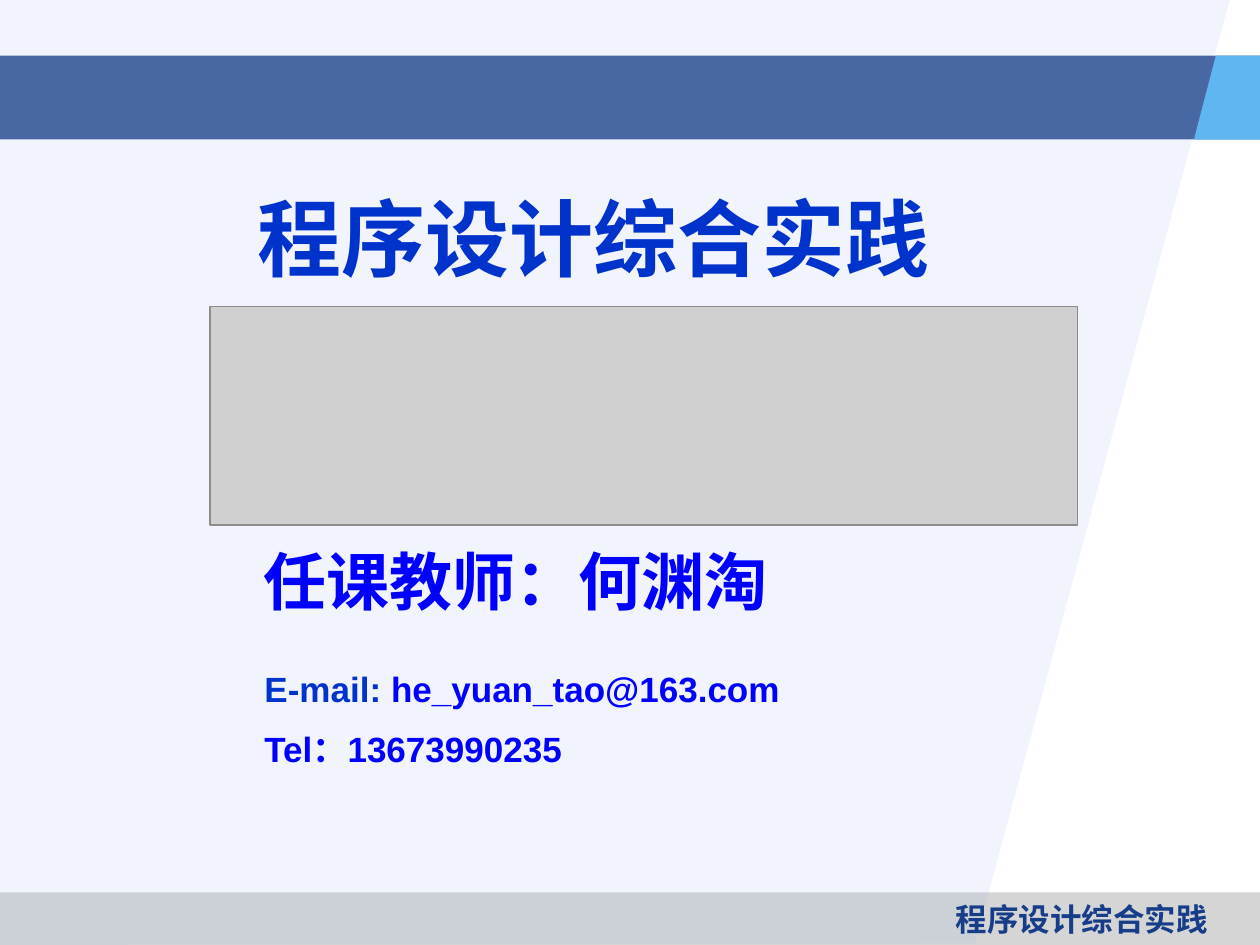
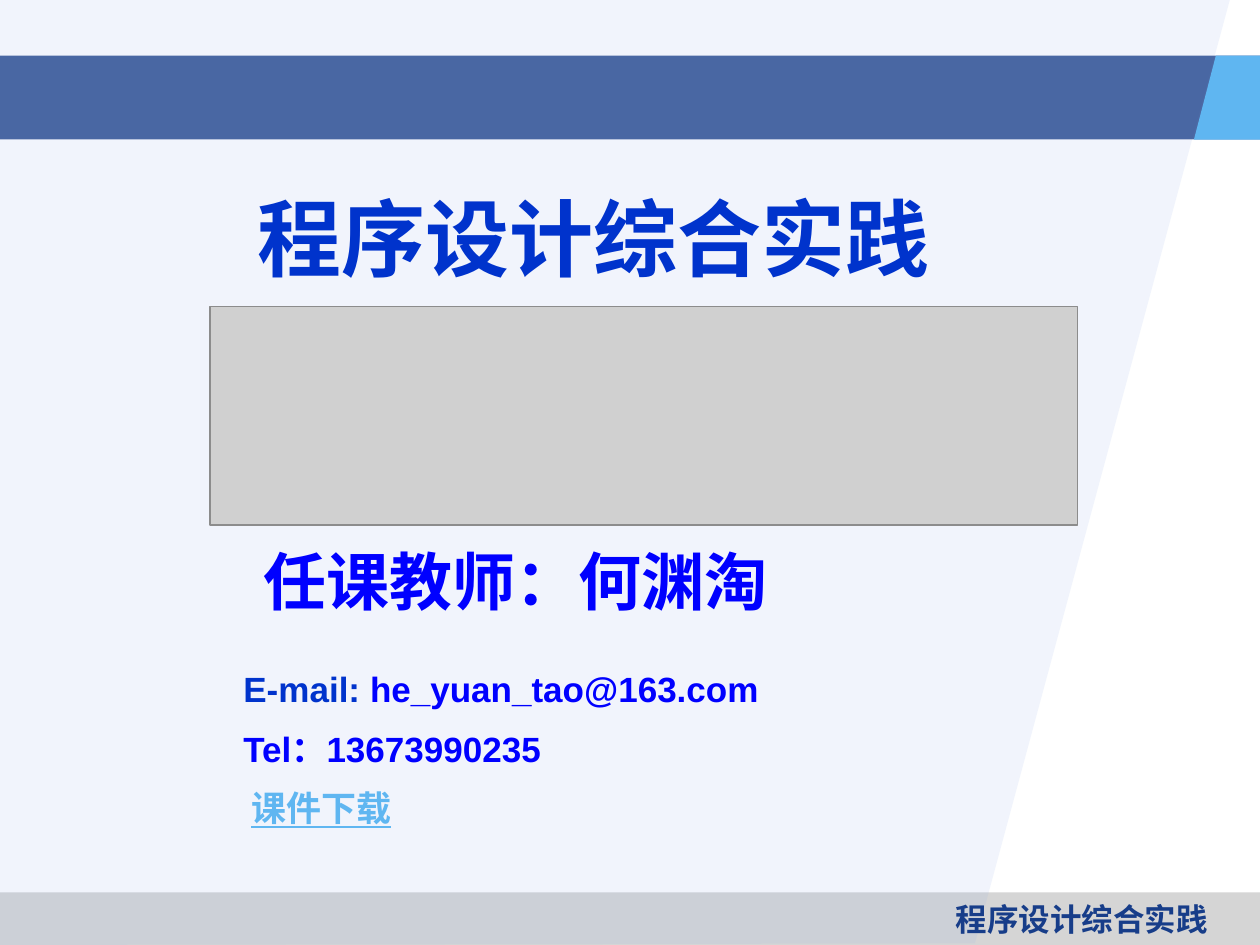
Before and after one commit to heyuantao/ProgrammingPracticeCourse, a slide deck: slide 1 of 课件/第一讲：ACM入门.pptx. Drawn at 1260x945 pixels with LibreOffice and Linux fonts; fonts in the diff are those of the drawing; grey boxes stand for pictures; background and template pictures are left out. Boxes give left, top, right and bottom in pixels: in the first picture for what was removed or moved away, otherwise in the second. Text is boxed around its words. In the diff, an @@ line names an element or a change of style, - is before the commit and + after.

```diff
--- a/课件/第一讲：ACM入门.pptx
+++ b/课件/第一讲：ACM入门.pptx
@@ text "E-mail: he_yuan_tao@163.com" moved from (x1=264, y1=676, x2=779, y2=763) to (x1=243, y1=676, x2=758, y2=828) @@
@@ text at (x1=251, y1=791, x2=391, y2=828): paragraph added @@
+课件下载
```
Also in this commit, not shown: 1 other file.
